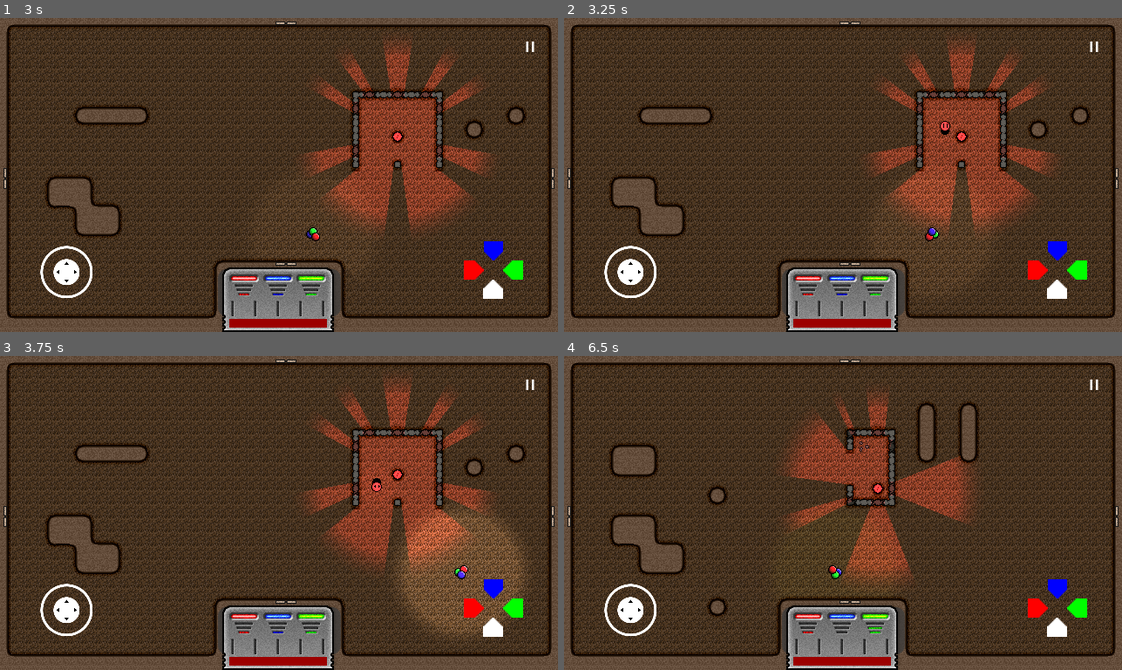
Above: before the commit, frames 1-4 (two rows, left to right).
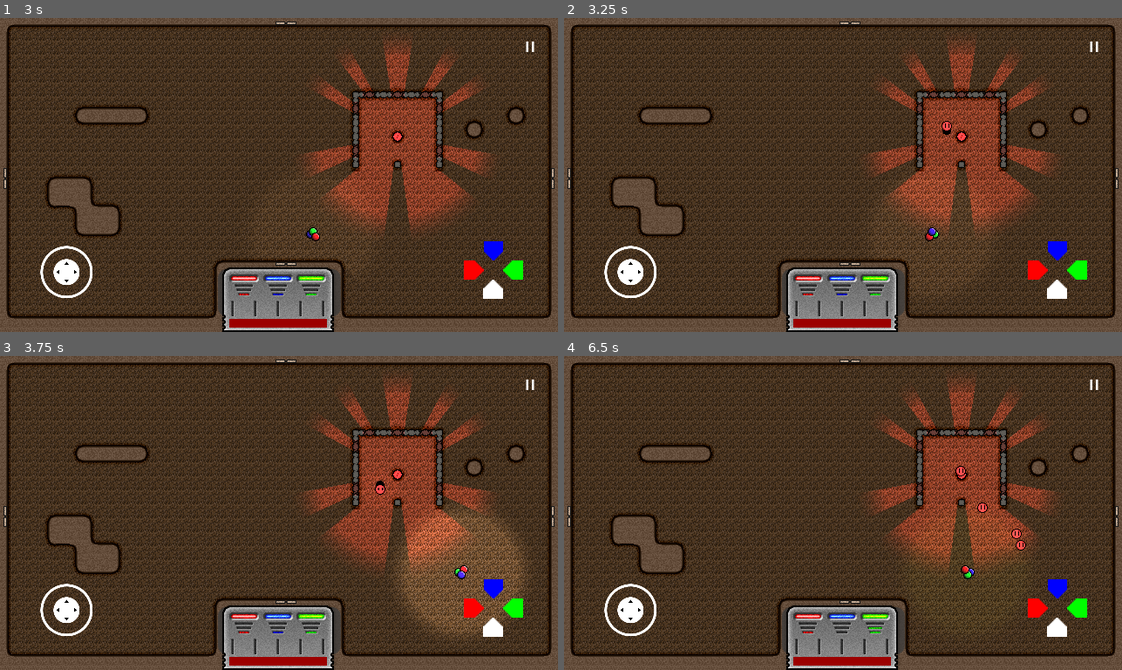
Above: after the commit, the same moments.

Repository: Degenerate-Games/shadows-below
Game: Godot game, scene res://scenes/menus/main_menu.tscn
The game is run twice, just before and just after one commit, with the same random seed, the same clock (stepped at 60 frames per second) and the same inputs. Sound files missing from this copy of the repository are replaced by a short silence.
Inputs (mouse positions are in pixels of both pictures, inside the frame that each line leads up to):
- Up to frame 1 (3 s): click (279, 206) at 0.5 s; click (279, 206) at 1.25 s; click "Endless Mode" at 2 s; tap Enter at 2.75 s; move the mouse to (401, 159) at 2.77 s; hold D (move_right) from 2.78 s (still down); tap B (bake) at 2.85 s; click (401, 159) at 2.92 s
- Up to frame 2 (3.25 s): keep holding D (move_right)
- Up to frame 3 (3.75 s): release D (move_right) at 3.5 s; drag from (167, 528) to (424, 572) at 3.52 s
- Up to frame 4 (6.5 s): move the mouse to (898, 443) at 4.27 s; hold D (move_right) 4.28-5 s; tap I (mixing_ui_blue) at 4.35 s; tap B (bake) at 4.55, 6.05 s; drag from (815, 575) to (960, 475) at 5.02 s; move the mouse to (1010, 560) at 5.77 s; hold A (move_left) from 5.78 s (still down); tap L (mixing_ui_green) at 5.85 s; tap R (reload) at 6.4 s

Frame 1 is identical in both runs. In frame 2, less than 0.1% of the frame differs, in the area x 67-70%, y 32-38%; in frame 3, less than 0.1%; in frame 4, 17%, in the area x 8-95%, y 7-84%.

Commit message:
Comment out debug actions

Diff:
--- a/scripts/levels/endless.gd
+++ b/scripts/levels/endless.gd
@@ -11,14 +11,14 @@
 	player.shadow_collected.connect(hud.get_node("ColorMixingUI")._on_shadow_collected)
 	add_child(generate_room())
 
-func _process(_delta):
-	if Input.is_action_just_pressed("reload"):
-		var room = get_child( - 1)
-		if room.name.begins_with("Generated Room"):
-			room.queue_free()
-			add_child(LevelGenerator.generate_room(5))
-	if Input.is_action_just_pressed("bake"):
-		get_tree().call_group("navigation_region", "bake_navigation_polygon")
+# func _process(_delta):
+# 	if Input.is_action_just_pressed("reload"):
+# 		var room = get_child( - 1)
+# 		if room.name.begins_with("Generated Room"):
+# 			room.queue_free()
+# 			add_child(LevelGenerator.generate_room(6))
+# 	if Input.is_action_just_pressed("bake"):
+# 		get_tree().call_group("navigation_region", "bake_navigation_polygon")
 
 func generate_room() -> Node2D:
 	var room = LevelGenerator.generate_room(difficulty)
